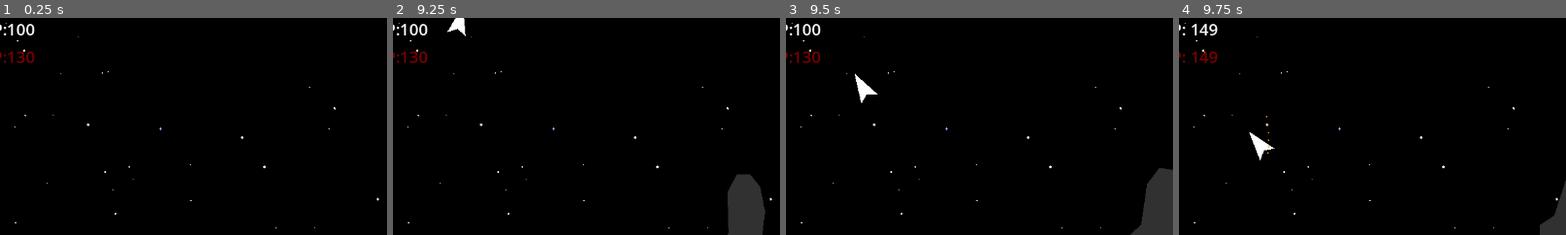
Above: before the commit, frames 1-4 (left to right).
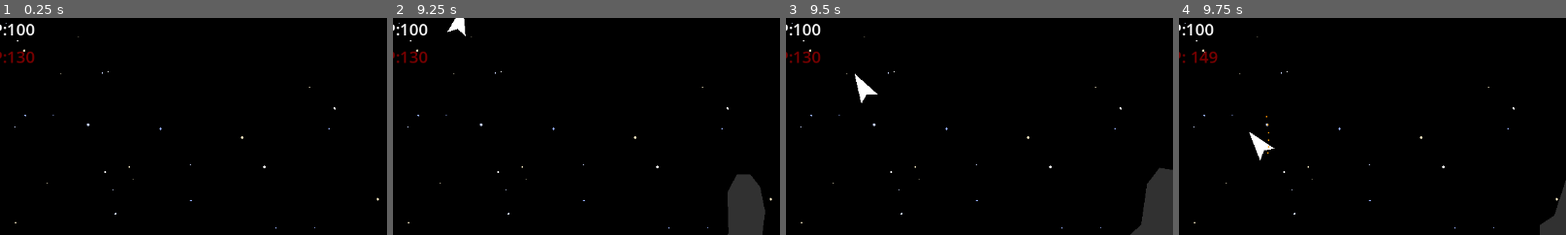
Above: after the commit, the same moments.

Repository: rybond/SpaceCombatPrototype
Game: Godot game, scene res://scenes/arena.tscn
Same seed, same stepped clock (60 frames per second), same inputs: the game is played once before the commit and once after it. Sound files missing from this copy of the repository are replaced by a short silence.
Inputs:
- Up to frame 1 (0.25 s): no input
- Up to frame 2 (9.25 s): hold Up (ui_up) 0.53-2.03 s; tap Space (fire) every 0.75 s from 0.6 to 8.85 s; hold Left (ui_left) 2.03-4.28 s; hold Right (ui_right) 4.28-5.03 s; hold Up (ui_up) 5.03-5.78 s; hold Right (ui_right) 5.78-8.03 s; hold Left (ui_left) from 8.03 s (still down)
- Up to frame 3 (9.5 s): keep holding Left (ui_left)
- Up to frame 4 (9.75 s): release Left (ui_left) at 9.53 s; hold Up (ui_up) from 9.53 s (still down); tap Space (fire) at 9.6 s
The pictures show only the part of the screen within x 3-52%, y 0-50%; the shares and areas given below are measured in that part.

Frames 1-3 are identical in both runs. In frame 4, 0.3% of the frame differs, in the area x 2-11%, y 2-9%.

Commit message:
fixed HP UI

Diff:
--- /dev/null
+++ b/scenes/HealthLabel.gd
@@ -0,0 +1,4 @@
+extends Label
+
+func _on_health_component_health_changed(new_health: int, _max_health: int) -> void:
+	text = "HP: " + str(new_health)
--- a/scenes/arena.tscn
+++ b/scenes/arena.tscn
@@ -8,6 +8,7 @@
 [ext_resource type="PackedScene" uid="uid://bivfe8m3cinbm" path="res://asteroids/asteroid_small.tscn" id="5_n2ybb"]
 [ext_resource type="PackedScene" uid="uid://c01qdgemigr4o" path="res://scenes/ships/enemy_ship.tscn" id="7_1u3jk"]
 [ext_resource type="Script" path="res://scenes/EnemyHealthLabel.gd" id="8_4gk0o"]
+[ext_resource type="Script" path="res://scenes/HealthLabel.gd" id="8_y3xwi"]
 
 [sub_resource type="LabelSettings" id="LabelSettings_cgh0w"]
 font_size = 24
@@ -30,6 +31,7 @@
 offset_bottom = 23.0
 text = "HP:100"
 label_settings = SubResource("LabelSettings_cgh0w")
+script = ExtResource("8_y3xwi")
 
 [node name="EnemyHealthLabel" type="Label" parent="."]
 modulate = Color(0.487756, 1.02879e-06, 3.36915e-07, 1)
@@ -40,6 +42,7 @@
 label_settings = SubResource("LabelSettings_cgh0w")
 script = ExtResource("8_4gk0o")
 
+[connection signal="health_changed" from="PlayerShip/HealthComponent" to="HealthLabel" method="_on_health_component_health_changed"]
 [connection signal="health_changed" from="EnemyShip/HealthComponent" to="EnemyHealthLabel" method="_on_health_component_health_changed"]
 
 [editable path="PlayerShip"]
--- a/scenes/ships/ship.gd
+++ b/scenes/ships/ship.gd
@@ -71,10 +71,7 @@
 	elif position.y < 0:
 		position.y = screen_size.y
 
-@warning_ignore("unused_parameter")
 
-func _on_health_changed(new_health: int, _max_health: int) -> void:
-	get_parent().get_node("HealthLabel").text = "HP: " + str(new_health)
 
 func _on_died() -> void:
 	$ExplosionSound.play()
--- a/scenes/ships/ship.tscn
+++ b/scenes/ships/ship.tscn
@@ -66,4 +66,3 @@
 one_shot = true
 
 [connection signal="died" from="HealthComponent" to="." method="_on_died"]
-[connection signal="health_changed" from="HealthComponent" to="." method="_on_health_changed"]
Not shown: 1 places in scenes/arena.tscn that only renumber resources
Not shown: 1 places in scenes/ships/ship.tscn that only renumber resources
